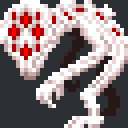
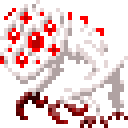
Layered file, before and after one edit (128 x 128). Changes by layer:
added layer "Layer #1" above "Background copy" over box(0, 0, 128, 128)
hid "Background copy" over box(0, 0, 128, 128)
hid "Background" over box(0, 0, 128, 128)
